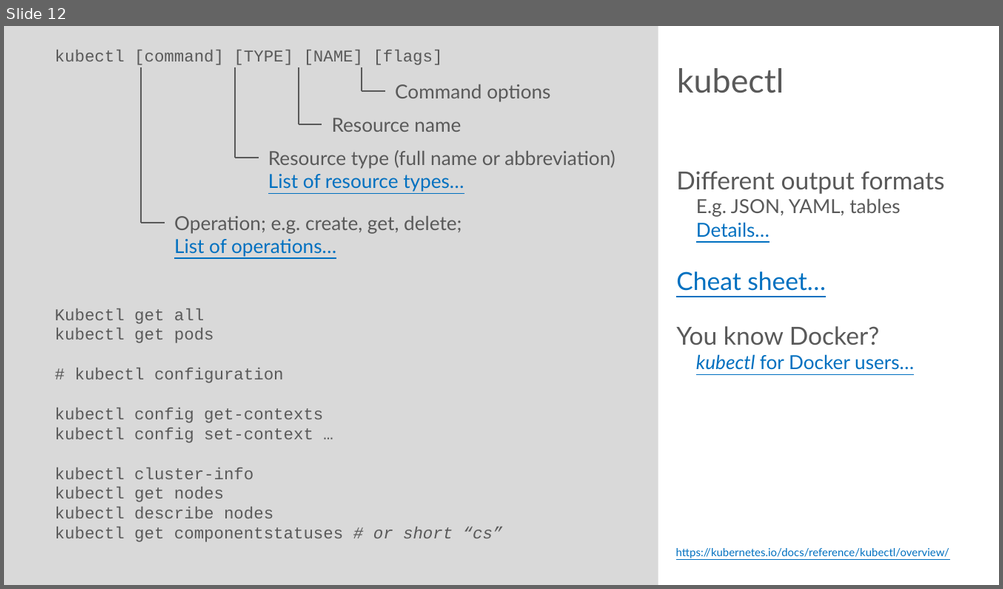
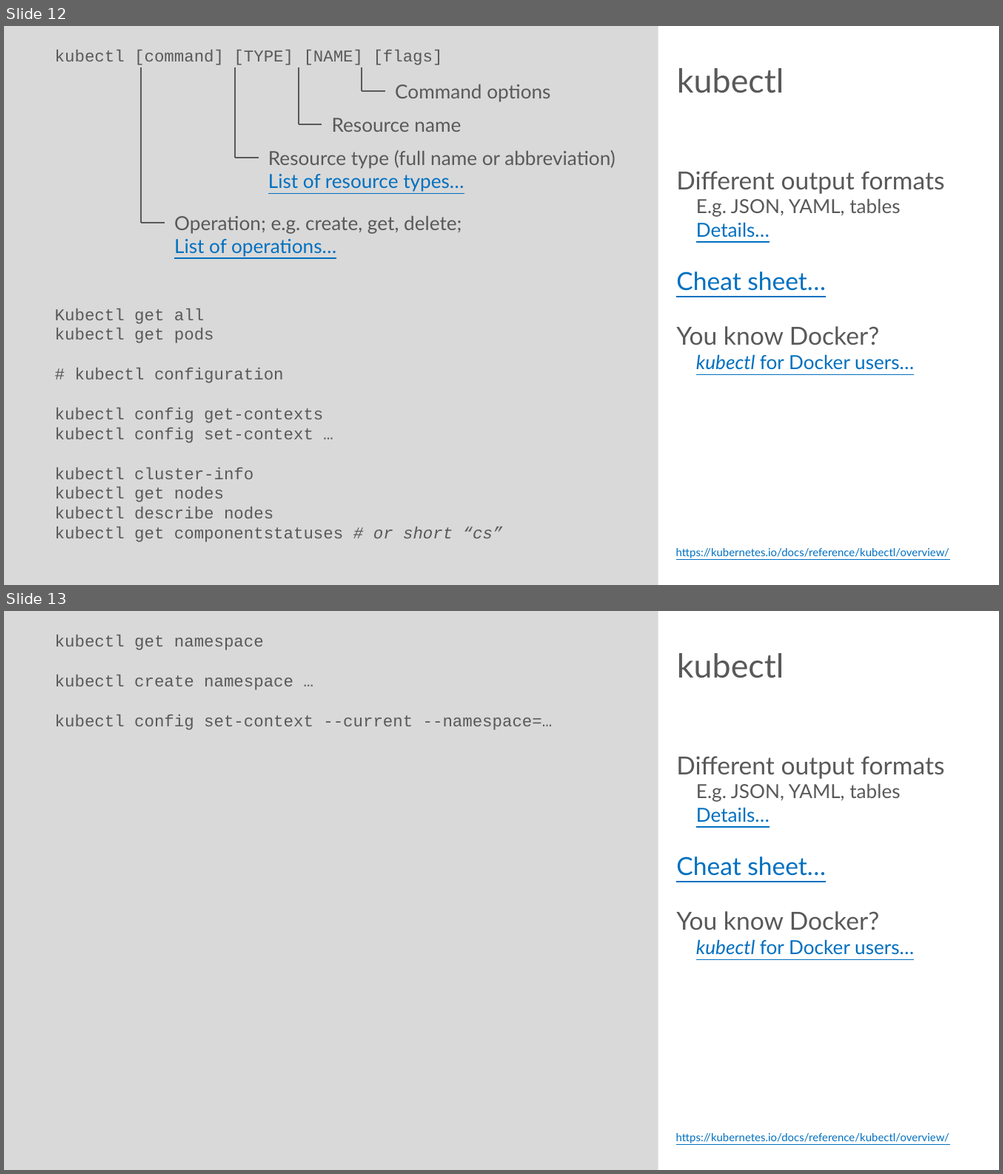
Before and after one commit to rstropek/DockerVS2015Intro, a slide deck: slides/Kubernetes-Workshop.pptx. Shown one above the other, each under a label of ours: slide 12 before the commit, slides 12 and 13 after it. The pictures are 1003x589 and 1003x1174 pixels, drawn with LibreOffice and Linux fonts; fonts in the diff are those of the drawing. Boxes give left, top, right and bottom in pixels: in the first picture for what was removed or moved away, otherwise in the second. Text is boxed around its words. In the diff, an @@ line names an element or a change of style, - is before the commit and + after.

```diff
--- a/slides/Kubernetes-Workshop.pptx
+++ b/slides/Kubernetes-Workshop.pptx
@@ slide 13 added at (x1=4, y1=611, x2=999, y2=1170), background #FFFFFF; not listed: 1 template element that a slide beside it also shows @@
@@ text added at (x1=55, y1=635, x2=552, y2=730), 12 pt, text #595959 @@
+kubectl get namespace
+kubectl create namespace …
+kubectl config set-context --current --namespace=…
@@ title added at (x1=677, y1=653, x2=783, y2=678), 24 pt, text #595959 @@
+kubectl
@@ text added at (x1=676, y1=756, x2=944, y2=955), 14 pt, text #595959 @@
+Different output formats
+  E.g. JSON, YAML, tables
+  Details…
+Cheat sheet…
+You know Docker?
+  kubectl for Docker users…
@@ text added at (x1=676, y1=1133, x2=949, y2=1144), 8 pt, text #0070C0, underline @@
+https://kubernetes.io/docs/reference/kubectl/overview/
```
Also in this commit, not shown: 3 slides changed, 1 other file.
